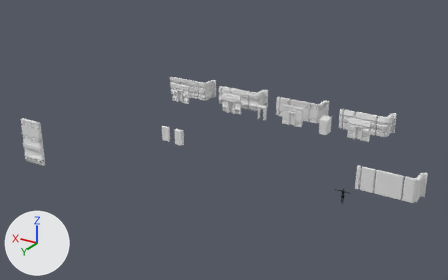
The FBX model MB_GenSet2_001.fbx, before and after one commit.
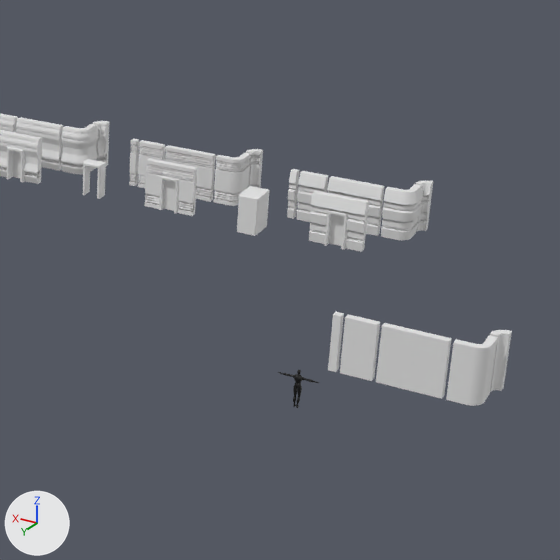
Each version appears first whole from a camera (50 mm lens) standing at (-21.1, 66.3, 35.5) and looking at (19.0, -0.6, 2.1), and next in a close-up on the part from 50% to 100% of the width and 15% to 94% of the height. The lights are fixed; the arrows at lower left show +X, +Y and +Z. Where no turn or scale is listed for an object, it has been applied to the vertices.

The scene before the commit, as lines of its bpy script (objects in view):
```python
ob_cube_003 = bpy.data.objects.new('Cube.003', me_cube_004)
ob_cube_003.location = (10.27, -14.67, 1.0)
ob_cube_005 = bpy.data.objects.new('Cube.005', me_cube_008)
ob_cube_005.location = (16.21, -14.9, 0.0)
ob_plane_001 = bpy.data.objects.new('Plane.001', me_plane_006)
ob_plane_001.location = (19.61, -17.64, 0.0)
ob_plane_002 = bpy.data.objects.new('Plane.002', me_plane_007)
ob_plane_002.location = (12.21, -19.44, 0.0)
ob_plane_003 = bpy.data.objects.new('Plane.003', me_plane_008)
ob_plane_003.location = (13.81, -17.64, 0.0)
ob_plane_004 = bpy.data.objects.new('Plane.004', me_plane_009)
ob_plane_004.location = (17.21, -17.64, 0.0)
ob_plane_005 = bpy.data.objects.new('Plane.005', me_plane_010)
ob_plane_005.location = (19.01, -17.64, 0.0)
ob_plane_008 = bpy.data.objects.new('Plane.008', me_plane_003)
ob_plane_008.location = (17.18, -14.9, 0.0)
# also in view: 'Plane.022' at (5.0, -17.7, 1.5); 'Plane.021' at (7.6, -17.7, 1.5); 'Plane.023' at (2.3, -18.3, 1.5); 'Plane.010' at (26.2, -17.8, 1.5); 'Plane.026' at (5.0, -15.0, 1.5)
```
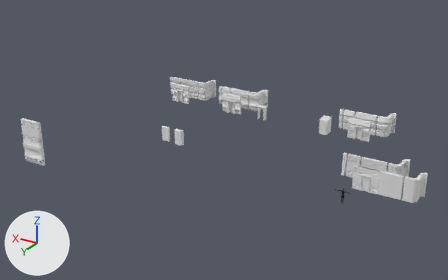
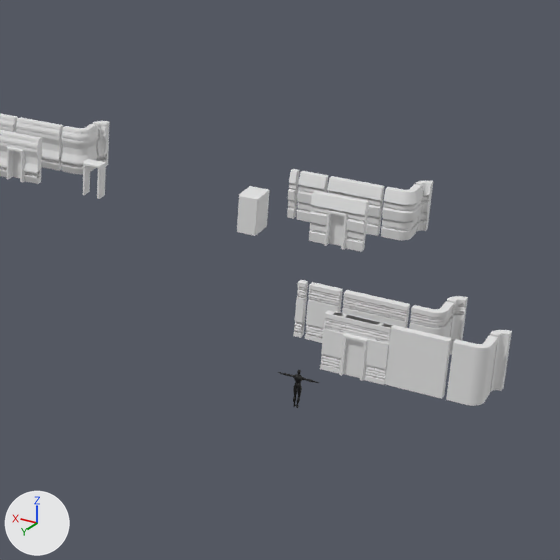
Where the newer file only moved an object's origin or applied its transform, the numbers keep the older frame.

What the commit changed:
Object 'Plane.004' (ob_plane_004) moves from (17.21, -17.64, 0.0) to (0.4, -2.67, 0.0).
Object 'Plane.008' (ob_plane_008) moves from (17.18, -14.9, 0.0) to (0.38, 0.08, 0.0).
Object 'Plane.003' (ob_plane_003) moves from (13.81, -17.64, 0.0) to (-3.0, -2.67, 0.0).
Object 'Plane.001' (ob_plane_001) moves from (19.61, -17.64, 0.0) to (2.8, -2.67, 0.0).
Object 'Plane.002' (ob_plane_002) moves from (12.21, -19.44, 0.0) to (-4.6, -4.46, 0.0).
Object 'Plane.005' (ob_plane_005) moves from (19.01, -17.64, 0.0) to (2.2, -2.67, 0.0).
Object 'Cube.005' (ob_cube_005) moves from (16.21, -14.9, 0.0) to (-0.59, 0.08, 0.0).

Where the change shows, as pixel boxes (x1, y1, x2, y2) in the close-ups (560 x 560 px):
'Plane.008', moved
    before: (144, 158, 197, 216)
    after: (320, 310, 390, 385)
'Plane.004', moved
    before: (165, 145, 216, 202)
    after: (342, 290, 410, 328)
'Plane.003', moved
    before: (213, 152, 251, 206)
    after: (409, 301, 454, 338)
'Plane.005', moved
    before: (138, 140, 165, 188)
    after: (305, 282, 343, 343)
'Plane.002', moved
    before: (246, 149, 263, 188)
    after: (447, 296, 468, 355)
'Plane.001', moved
    before: (129, 139, 139, 186)
    after: (293, 280, 308, 338)
'Cube.005', moved
    before: (159, 175, 179, 213)
    after: (339, 333, 368, 381)
